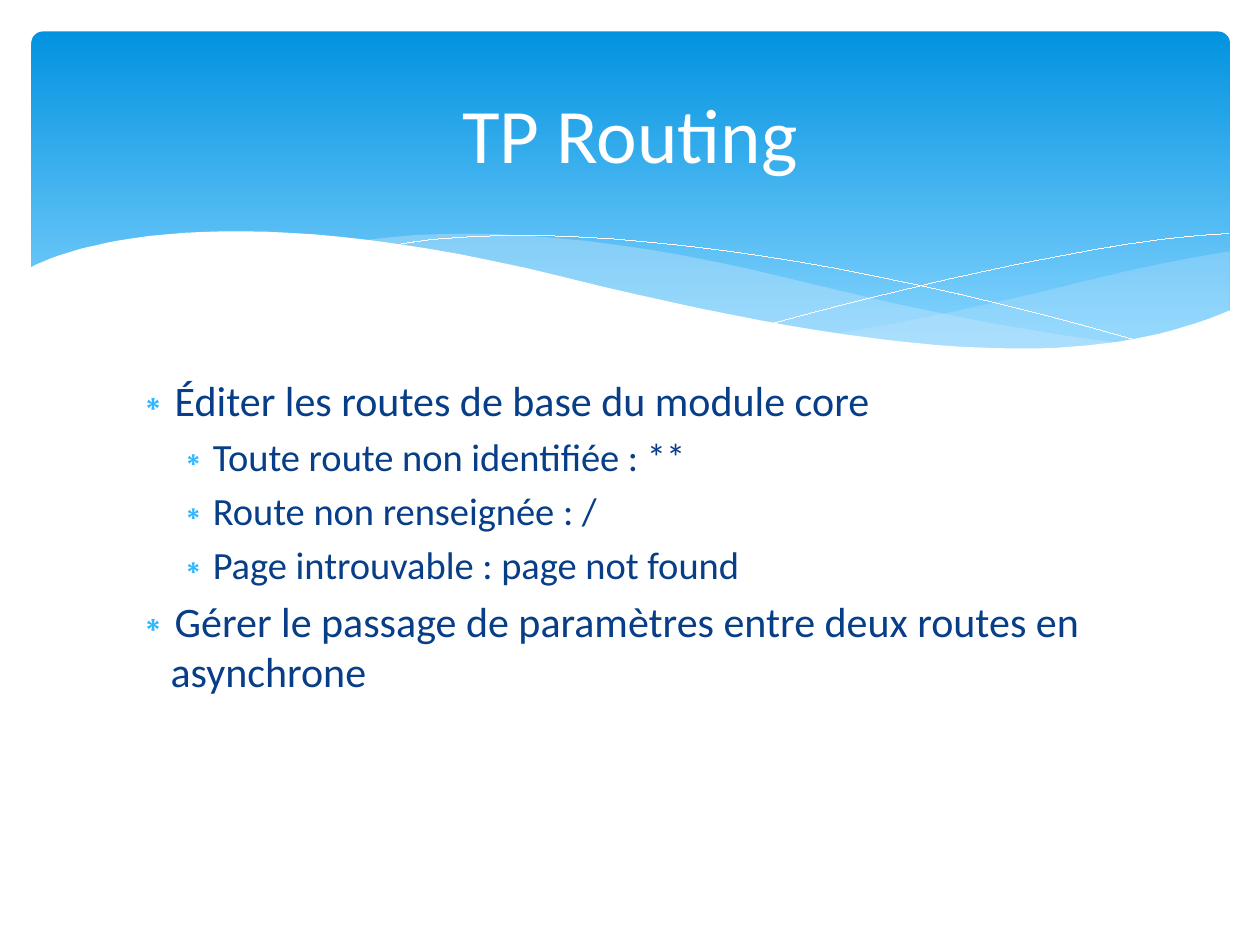
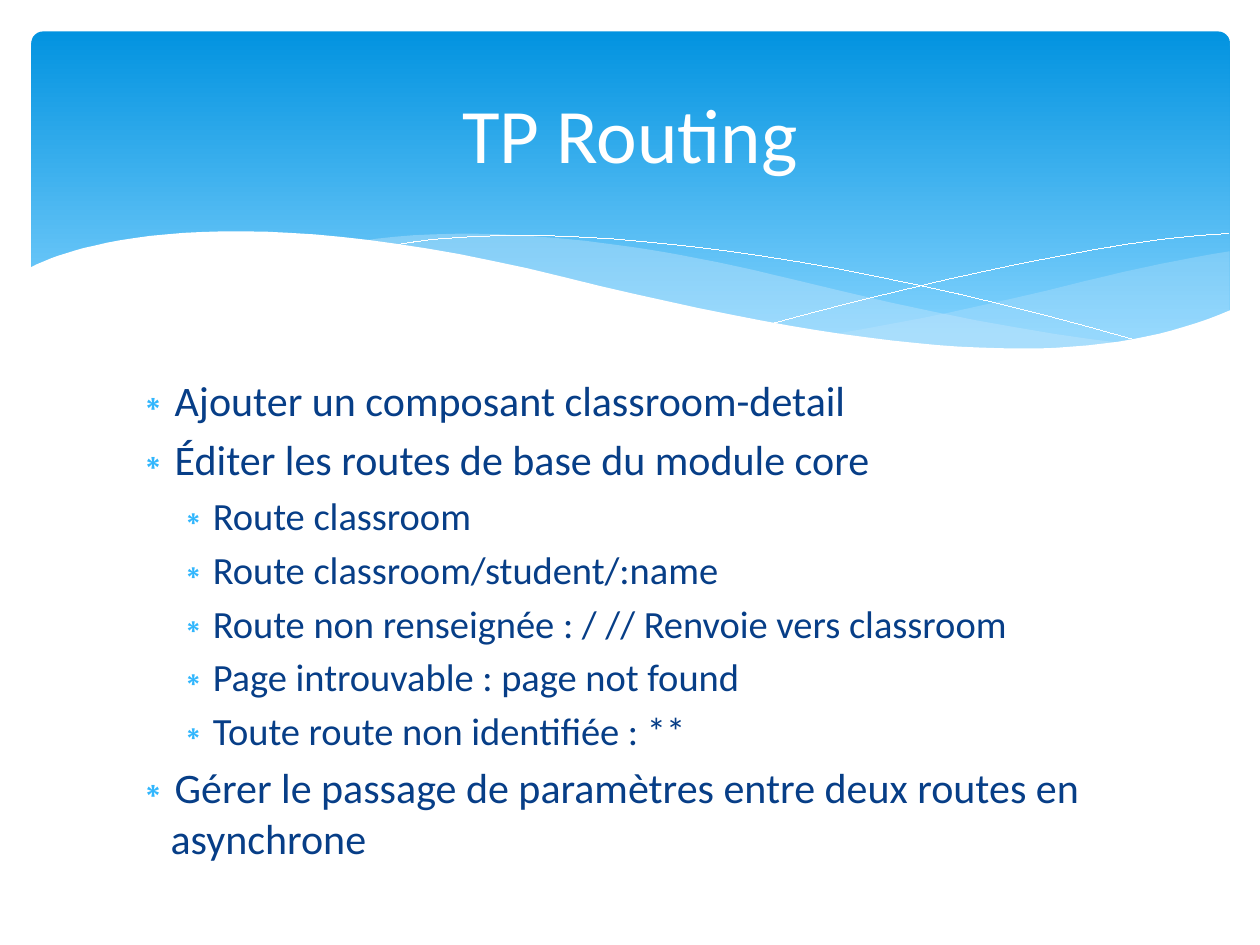
Before and after one commit to dalabord/ng-formation, a slide deck: slide 20 of formation_Angular.pptx. Drawn at 1260x945 pixels with LibreOffice and Linux fonts; fonts in the diff are those of the drawing. Boxes give left, top, right and bottom in pixels: in the first picture for what was removed or moved away, otherwise in the second. Text is boxed around its words. In the diff, an @@ line names an element or a change of style, - is before the commit and + after.

Commit message:
Module de routing terminé

```diff
--- a/formation_Angular.pptx
+++ b/formation_Angular.pptx
@@ text at [175, 386, 846, 424]: paragraph added @@
+∗ Ajouter un composant classroom-detail
@@ text at [213, 503, 1006, 698]: paragraphs added @@
+  ∗ Route classroom
+  ∗ Route classroom/student/:name
+  ∗ Route non renseignée : / // Renvoie vers classroom
+  ∗ Page introuvable : page not found
@@ text at [213, 498, 739, 586]: paragraphs removed @@
-  ∗ Route non renseignée : /
-  ∗ Page introuvable : page not found
```
Also in this commit, not shown: 8 other slides changed, 16 other files.
